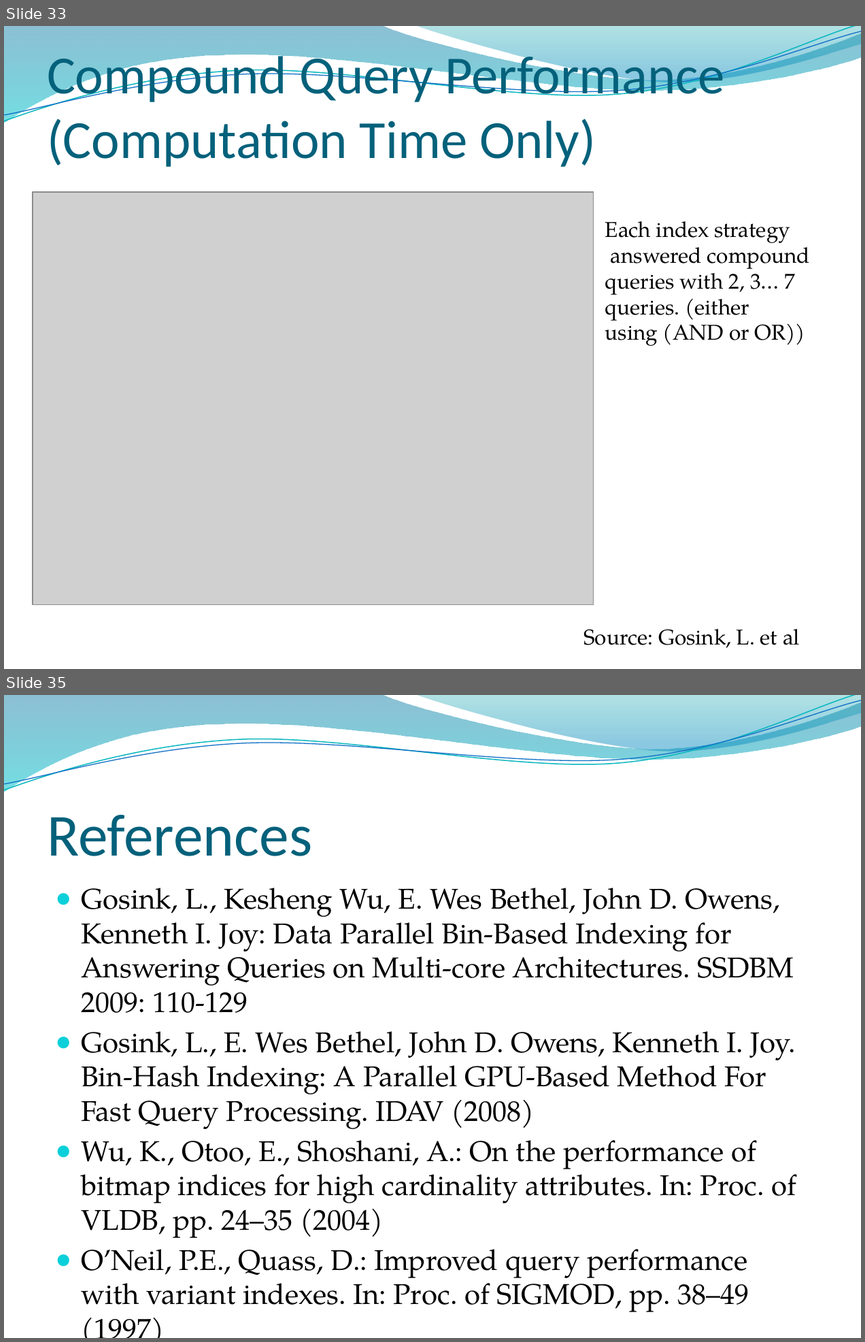
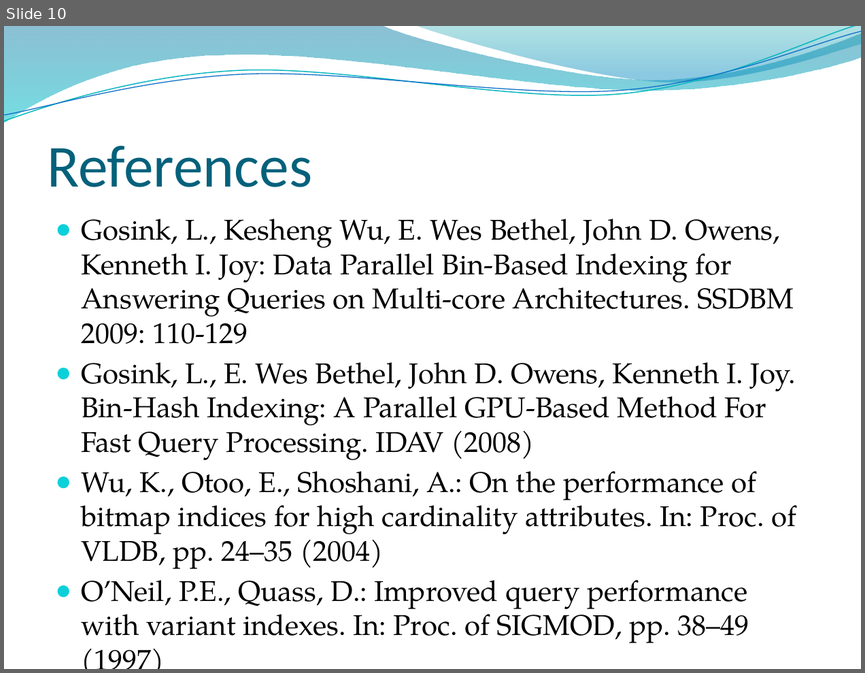
Before and after one commit to edvelezg/unb-pdp2, a slide deck: Project/InterimPresentation.pptx. Shown one above the other, each under a label of ours: slides 33 and 35 before the commit, slide 10 after it; the slides between them are not shown. The pictures are 865x1342 and 865x673 pixels, drawn with LibreOffice and Linux fonts; fonts in the diff are those of the drawing; grey boxes stand for pictures; background and template pictures are left out. Boxes give left, top, right and bottom in pixels: in the first picture for what was removed or moved away, otherwise in the second. Text is boxed around its words. In the diff, an @@ line names an element or a change of style, - is before the commit and + after.

```diff
--- a/Project/InterimPresentation.pptx
+++ b/Project/InterimPresentation.pptx
@@ slide 33 removed at (4,26,861,669), background picture (left out); not listed: 4 template elements that a slide beside it also shows @@
@@ title removed at (47,49,725,167) @@
-Compound Query Performance (Computation Time Only)
@@ picture removed at (33,192,593,604) @@
@@ text removed at (605,221,810,346) @@
-Each index strategy
-answered compound
-queries with 2, 3… 7
-queries. (either
-using (AND or OR))
@@ text removed at (583,628,800,648) @@
-Source: Gosink, L. et al
@@ what was slide 35 is now slide 10 @@
```
Also in this commit, not shown: 4 slides changed, 4 slides added, 28 other slides removed, 2 other files.
